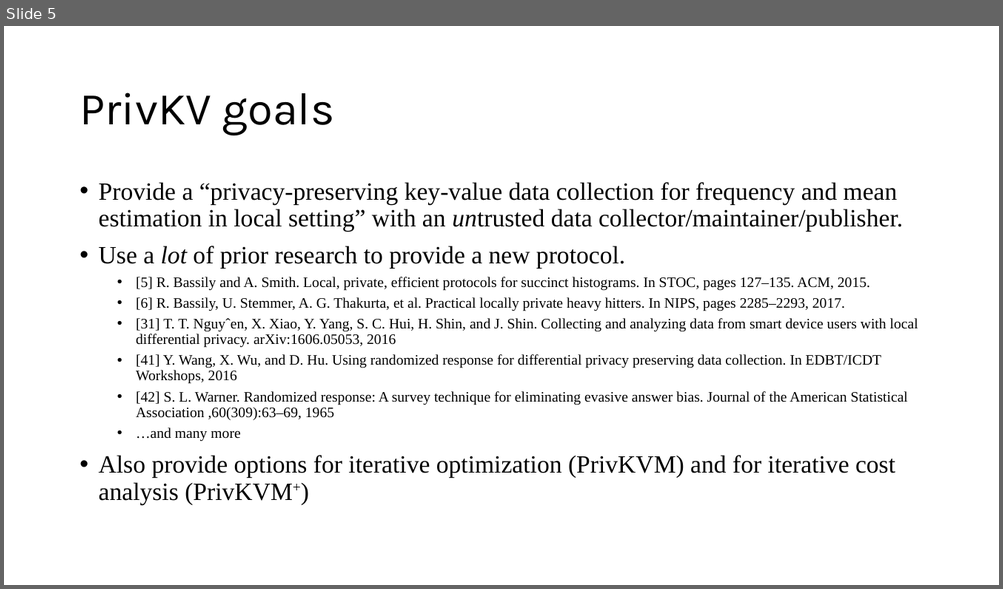
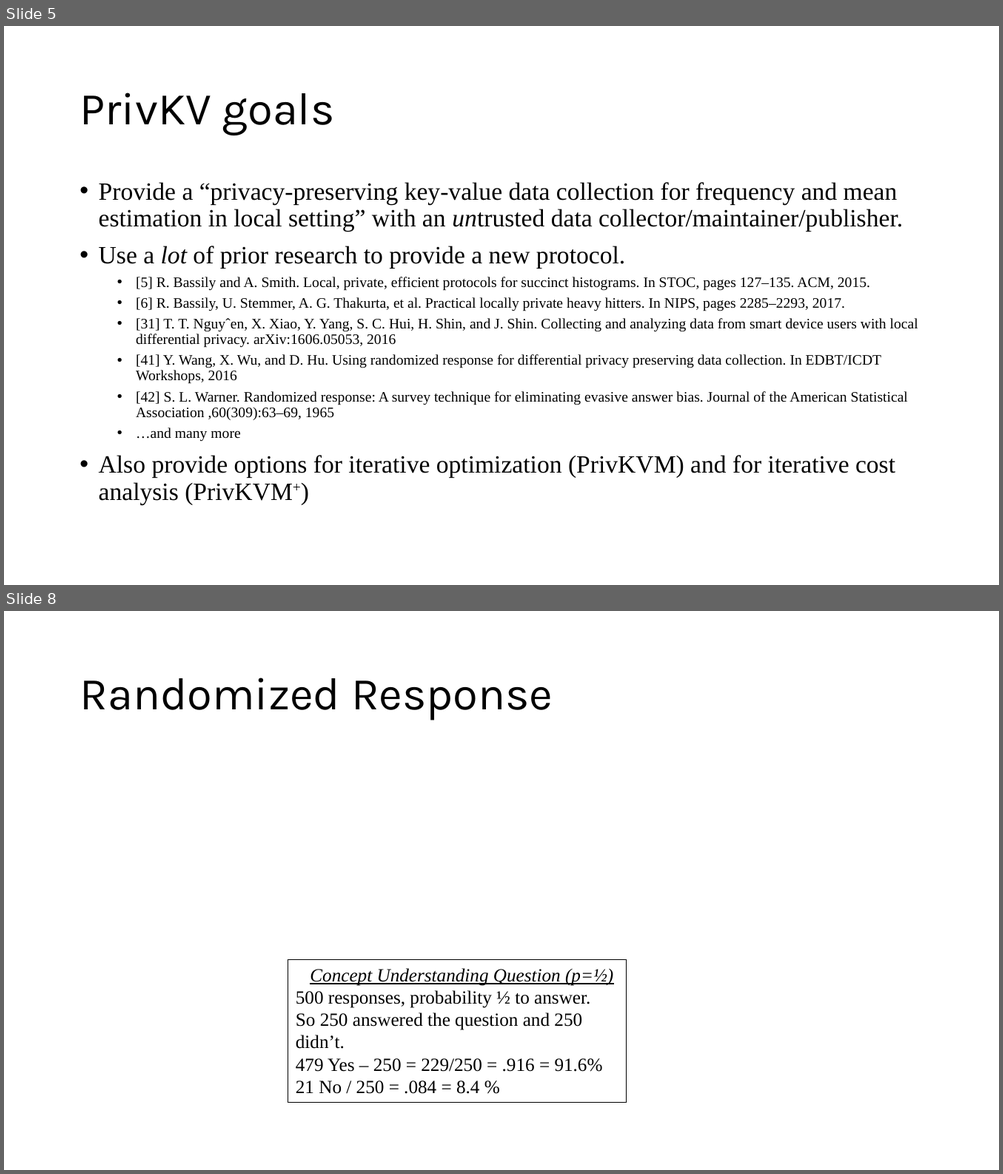
Before and after one commit to CodeFluent/Notes, a slide deck: CS-6223/hw/Grad_Project/Final Documents/PrivKV Differential Privacy for Key Value Structured Data.pptx. Shown one above the other, each under a label of ours: slide 5 before the commit, slides 5 and 8 after it; the slides between them are not shown. The pictures are 1003x589 and 1003x1174 pixels, drawn with LibreOffice and Linux fonts; fonts in the diff are those of the drawing; grey boxes stand for pictures. Boxes give left, top, right and bottom in pixels: in the first picture for what was removed or moved away, otherwise in the second. Text is boxed around its words. In the diff, an @@ line names an element or a change of style, - is before the commit and + after.

Commit message:
more ppt

```diff
--- a/CS-6223/hw/Grad_Project/Final Documents/PrivKV Differential Privacy for Key Value Structured Data.pptx
+++ b/CS-6223/hw/Grad_Project/Final Documents/PrivKV Differential Privacy for Key Value Structured Data.pptx
@@ slide 8 added at (4,611,999,1170), background #FFFFFF @@
@@ title added at (79,678,552,721), 44 pt, text #000000 @@
+Randomized Response
@@ rectangle added at (288,960,626,1102), outline #000000 0.75 pt, 18 pt, text #000000 @@
+Concept Understanding Question (p=½)
+500 responses, probability ½ to answer.
+So 250 answered the question and 250 didn’t.
+479 Yes – 250 = 229/250 = .916 = 91.6%
+21 No / 250 = .084 = 8.4 %
```
Also in this commit, not shown: 3 other slides added.
